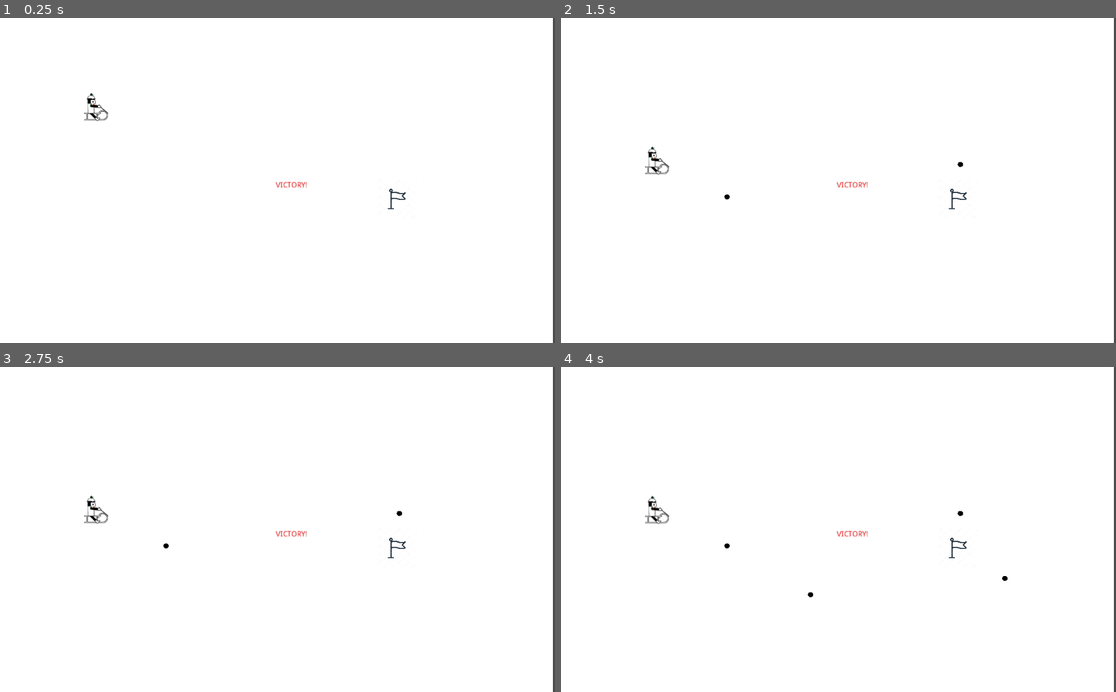
Above: before the commit, frames 1-4 (two rows, left to right).
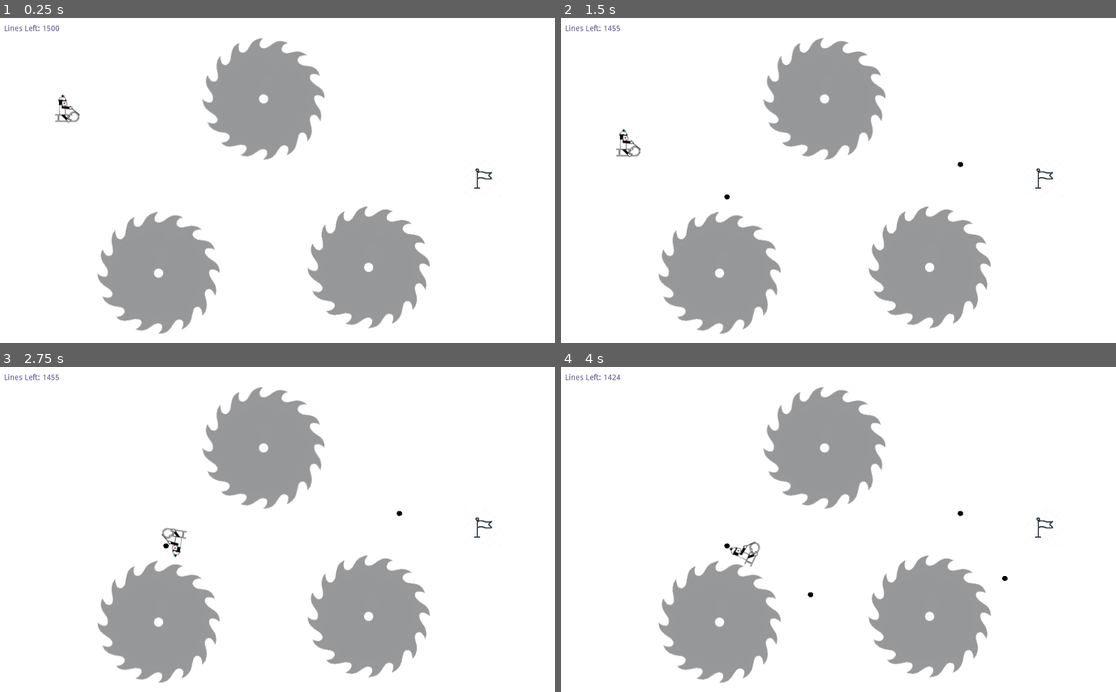
Above: after the commit, the same moments.

Repository: CSCI-C292/midterm-project-benjaminhake
Game: Godot game, scene res://Node2D.tscn
The game is run twice, just before and just after one commit, with the same random seed, the same clock (stepped at 60 frames per second) and the same inputs.
Inputs (mouse positions are in pixels of both pictures, inside the frame that each line leads up to):
- Up to frame 1 (0.25 s): no input
- Up to frame 2 (1.5 s): tap Enter at 0.5 s; move the mouse to (960, 164) at 0.52 s; press the mouse at (960, 164) at 0.53 s; tap Space (start) at 0.8, 1.35 s; move the mouse to (727, 196) at 1.27 s; release the mouse at (727, 196) at 1.28 s
- Up to frame 3 (2.75 s): tap B (boost, bound only after the commit) at 1.55, 2.1 s; move the mouse to (333, 458) at 2.02 s; tap R at 2.3 s
- Up to frame 4 (4 s): move the mouse to (810, 594) at 2.77 s; tap R at 2.85, 3.5 s; click (810, 594) at 3.05 s; move the mouse to (1005, 578) at 3.52 s; press the mouse at (1005, 578) at 3.53 s; tap Space (start) at 3.8 s

The runs differ from the first frame. In frame 1, 17% of the frame differs, in the area x 0-100%, y 0-100%; in frame 2, 17%; in frame 3, 17%; in frame 4, 17%.

Commit message:
Midterm Project Final Upload

Diff:
--- /dev/null
+++ b/Midterm Project/Button.gd
@@ -0,0 +1,5 @@
+extends Button
+
+
+func _ready():
+	pass
--- /dev/null
+++ b/Midterm Project/DeathLabel.tscn
@@ -0,0 +1,15 @@
+[gd_scene format=2]
+
+[node name="DeathLabel" type="Label"]
+visible = false
+margin_left = 340.384
+margin_top = 208.235
+margin_right = 457.384
+margin_bottom = 239.235
+rect_scale = Vector2( 2, 2 )
+custom_colors/font_color = Color( 0.447059, 0.164706, 0.109804, 1 )
+text = "Dead!
+Press R to Restart!"
+__meta__ = {
+"_edit_use_anchors_": false
+}
--- a/Midterm Project/Flag.gd
+++ b/Midterm Project/Flag.gd
@@ -4,8 +4,12 @@
 func _ready():
 	pass
 
-func _on_Area2D_body_entered(body):
-	match body.get_groups():
+
+
+func _on_FlagArea2D_area_entered(area):
+	match area.get_groups():
 		["rider"]:
-			var parent = get_parent()
-			parent.get_child(1).sleeping = true
+			area.get_parent().sleeping=true
+			#get_parent().get_child(3).visible = true
+			#get_parent().get_child(3).get_child(0).disabled = false
+			get_parent().get_parent().nextlevel()
--- /dev/null
+++ b/Midterm Project/Flag.tscn
@@ -0,0 +1,21 @@
+[gd_scene load_steps=4 format=2]
+
+[ext_resource path="res://Flag.gd" type="Script" id=1]
+[ext_resource path="res://Assets/goalflag.jpg" type="Texture" id=2]
+
+[sub_resource type="RectangleShape2D" id=1]
+extents = Vector2( 17.9964, 19.3489 )
+
+[node name="Flag" type="Node2D"]
+position = Vector2( 732.672, 334.122 )
+script = ExtResource( 1 )
+
+[node name="Sprite" type="Sprite" parent="."]
+scale = Vector2( 0.07, 0.07 )
+texture = ExtResource( 2 )
+
+[node name="FlagArea2D" type="Area2D" parent="."]
+
+[node name="FlagCollisionShape2D" type="CollisionShape2D" parent="FlagArea2D"]
+shape = SubResource( 1 )
+[connection signal="area_entered" from="FlagArea2D" to="." method="_on_FlagArea2D_area_entered"]
--- /dev/null
+++ b/Midterm Project/Level 1.gd
@@ -0,0 +1,19 @@
+extends Node2D
+var _drawnline: PackedScene = preload("res://Line.tscn")
+var linesleft = 1500
+
+func _ready():
+	pass
+
+func _physics_process(delta):
+	if Input.is_action_pressed("draw"):
+		if linesleft > 0:
+			var line = _drawnline.instance() as Node2D
+			line.position = get_viewport().get_mouse_position()
+			add_child(line)
+			linesleft -=1
+			get_child(5).text = "Lines Left: " + str(linesleft)
+
+
+func _on_Button_pressed():
+	get_parent().nextlevel()
--- /dev/null
+++ b/Midterm Project/Level 1.tscn
@@ -0,0 +1,42 @@
+[gd_scene load_steps=7 format=2]
+
+[ext_resource path="res://RiderRigidBody2D.tscn" type="PackedScene" id=1]
+[ext_resource path="res://Flag.tscn" type="PackedScene" id=2]
+[ext_resource path="res://VictoryLabel.tscn" type="PackedScene" id=3]
+[ext_resource path="res://Assets/background.JPG" type="Texture" id=4]
+[ext_resource path="res://LinesLabel.tscn" type="PackedScene" id=5]
+[ext_resource path="res://Level 1.gd" type="Script" id=6]
+
+[node name="Level 1" type="Node2D"]
+script = ExtResource( 6 )
+
+[node name="background" type="Sprite" parent="."]
+position = Vector2( 509.744, 302.465 )
+scale = Vector2( 2.26667, 1 )
+texture = ExtResource( 4 )
+__meta__ = {
+"_edit_group_": true
+}
+
+[node name="Flag" parent="." instance=ExtResource( 2 )]
+
+[node name="RiderRigidBody2D" parent="." instance=ExtResource( 1 )]
+
+[node name="VictoryLabel" parent="." instance=ExtResource( 3 )]
+
+[node name="Label" type="Label" parent="."]
+margin_left = 401.112
+margin_top = 68.1042
+margin_right = 578.112
+margin_bottom = 133.104
+custom_colors/font_color = Color( 0.054902, 0.0196078, 0.0196078, 1 )
+text = "Click to draw Line
+Space to Enable Physics
+R to Restart
+B for Boost (Only Two Uses!)
+"
+__meta__ = {
+"_edit_use_anchors_": false
+}
+
+[node name="LinesLabel" parent="." instance=ExtResource( 5 )]
--- /dev/null
+++ b/Midterm Project/Level2.gd
@@ -0,0 +1,18 @@
+extends Node2D
+var _drawnline: PackedScene = preload("res://Line.tscn")
+var linesleft = 1500
+
+func _ready():
+	pass
+func _physics_process(delta):
+	if Input.is_action_pressed("draw"):
+		if linesleft > 0:
+			var line = _drawnline.instance() as Node2D
+			line.position = get_viewport().get_mouse_position()
+			add_child(line)
+			linesleft -=1
+			get_child(5).text = "Lines Left: " + str(linesleft)
+
+
+func _on_Button_pressed():
+	get_parent().nextlevel()
--- /dev/null
+++ b/Midterm Project/Level2.tscn
@@ -0,0 +1,37 @@
+[gd_scene load_steps=9 format=2]
+
+[ext_resource path="res://Level2.gd" type="Script" id=1]
+[ext_resource path="res://DeathLabel.tscn" type="PackedScene" id=2]
+[ext_resource path="res://LinesLabel.tscn" type="PackedScene" id=3]
+[ext_resource path="res://RiderRigidBody2D.tscn" type="PackedScene" id=5]
+[ext_resource path="res://Flag.tscn" type="PackedScene" id=6]
+[ext_resource path="res://VictoryLabel.tscn" type="PackedScene" id=7]
+[ext_resource path="res://sawblade.tscn" type="PackedScene" id=8]
+[ext_resource path="res://Assets/background.JPG" type="Texture" id=9]
+
+[node name="Level2" type="Node2D"]
+script = ExtResource( 1 )
+
+[node name="background" type="Sprite" parent="."]
+position = Vector2( 508.984, 295.656 )
+scale = Vector2( 2.38986, 1.09446 )
+texture = ExtResource( 9 )
+
+[node name="Flag" parent="." instance=ExtResource( 6 )]
+position = Vector2( 754.964, 300.457 )
+
+[node name="RiderRigidBody2D" parent="." instance=ExtResource( 5 )]
+position = Vector2( 73.5675, 134.355 )
+
+[node name="VictoryLabel" parent="." instance=ExtResource( 7 )]
+
+[node name="DeathLabel" parent="." instance=ExtResource( 2 )]
+
+[node name="LinesLabel" parent="." instance=ExtResource( 3 )]
+margin_left = 16.0752
+margin_top = 12.3651
+margin_right = 118.075
+margin_bottom = 26.3651
+
+[node name="sawblade" parent="." instance=ExtResource( 8 )]
+position = Vector2( 475.203, 311.018 )
--- /dev/null
+++ b/Midterm Project/Level3.gd
@@ -0,0 +1,19 @@
+extends Node2D
+var _drawnline: PackedScene = preload("res://Line.tscn")
+var linesleft = 1500
+
+func _ready():
+	pass
+
+func _physics_process(delta):
+	if Input.is_action_pressed("draw"):
+		if linesleft > 0:
+			var line = _drawnline.instance() as Node2D
+			line.position = get_viewport().get_mouse_position()
+			add_child(line)
+			linesleft -=1
+			#get_child(5).text = "Lines Left: " + str(linesleft)
+
+
+func _on_Button_pressed():
+	get_parent().nextlevel()
--- /dev/null
+++ b/Midterm Project/Level3.tscn
@@ -0,0 +1,47 @@
+[gd_scene load_steps=8 format=2]
+
+[ext_resource path="res://LinesLabel.tscn" type="PackedScene" id=1]
+[ext_resource path="res://DeathLabel.tscn" type="PackedScene" id=4]
+[ext_resource path="res://RiderRigidBody2D.tscn" type="PackedScene" id=5]
+[ext_resource path="res://Flag.tscn" type="PackedScene" id=6]
+[ext_resource path="res://VictoryLabel.tscn" type="PackedScene" id=7]
+[ext_resource path="res://sawblade.tscn" type="PackedScene" id=8]
+[ext_resource path="res://Assets/background.JPG" type="Texture" id=9]
+
+[node name="Level3" type="Node2D"]
+
+[node name="background" type="Sprite" parent="."]
+position = Vector2( 535.303, 297.219 )
+rotation = 1.5708
+scale = Vector2( 1.36782, 1.83841 )
+texture = ExtResource( 9 )
+
+[node name="Flag" parent="." instance=ExtResource( 6 )]
+position = Vector2( 770.234, 301.224 )
+
+[node name="RiderRigidBody2D" parent="." instance=ExtResource( 5 )]
+position = Vector2( 154.873, 301.224 )
+
+[node name="VictoryLabel" parent="." instance=ExtResource( 7 )]
+margin_left = 381.796
+margin_top = 221.133
+margin_right = 439.796
+margin_bottom = 252.133
+
+[node name="DeathLabel" parent="." instance=ExtResource( 4 )]
+margin_left = 509.941
+margin_top = 323.916
+margin_right = 626.941
+margin_bottom = 354.916
+
+[node name="LinesLabel" parent="." instance=ExtResource( 1 )]
+margin_left = 24.8947
+margin_top = 30.0039
+margin_right = 126.895
+margin_bottom = 44.0039
+
+[node name="sawblade" parent="." instance=ExtResource( 8 )]
+position = Vector2( 489.918, 113.011 )
+
+[node name="sawblade2" parent="." instance=ExtResource( 8 )]
+position = Vector2( 484.579, 486.766 )
--- /dev/null
+++ b/Midterm Project/Level4.gd
@@ -0,0 +1,19 @@
+extends Node2D
+var _drawnline: PackedScene = preload("res://Line.tscn")
+var linesleft = 1500
+
+func _ready():
+	pass
+
+func _physics_process(delta):
+	if Input.is_action_pressed("draw"):
+		if linesleft > 0:
+			var line = _drawnline.instance() as Node2D
+			line.position = get_viewport().get_mouse_position()
+			add_child(line)
+			linesleft -=1
+			get_child(5).text = "Lines Left: " + str(linesleft)
+
+
+func _on_Button_pressed():
+	get_parent().nextlevel()
--- /dev/null
+++ b/Midterm Project/Level4.tscn
@@ -0,0 +1,52 @@
+[gd_scene load_steps=9 format=2]
+
+[ext_resource path="res://Level4.gd" type="Script" id=1]
+[ext_resource path="res://DeathLabel.tscn" type="PackedScene" id=4]
+[ext_resource path="res://RiderRigidBody2D.tscn" type="PackedScene" id=5]
+[ext_resource path="res://Flag.tscn" type="PackedScene" id=6]
+[ext_resource path="res://VictoryLabel.tscn" type="PackedScene" id=7]
+[ext_resource path="res://LinesLabel.tscn" type="PackedScene" id=8]
+[ext_resource path="res://sawblade.tscn" type="PackedScene" id=9]
+[ext_resource path="res://Assets/background.JPG" type="Texture" id=10]
+
+[node name="Level4" type="Node2D"]
+script = ExtResource( 1 )
+
+[node name="background" type="Sprite" parent="."]
+position = Vector2( 525.046, 302.304 )
+rotation = 1.5708
+scale = Vector2( 1.36782, 1.77001 )
+texture = ExtResource( 10 )
+
+[node name="Flag" parent="." instance=ExtResource( 6 )]
+position = Vector2( 891.754, 296.283 )
+
+[node name="RiderRigidBody2D" parent="." instance=ExtResource( 5 )]
+position = Vector2( 126.444, 165.421 )
+
+[node name="VictoryLabel" parent="." instance=ExtResource( 7 )]
+margin_left = 263.848
+margin_top = -465.891
+margin_right = 321.848
+margin_bottom = -434.891
+
+[node name="DeathLabel" parent="." instance=ExtResource( 4 )]
+margin_left = 255.839
+margin_top = -453.877
+margin_right = 372.839
+margin_bottom = -422.877
+
+[node name="LinesLabel" parent="." instance=ExtResource( 8 )]
+margin_left = 8.88467
+margin_top = 13.3498
+margin_right = 110.885
+margin_bottom = 27.3498
+
+[node name="sawblade" parent="." instance=ExtResource( 9 )]
+position = Vector2( 293.412, 470.936 )
+
+[node name="sawblade2" parent="." instance=ExtResource( 9 )]
+position = Vector2( 486.963, 149.24 )
+
+[node name="sawblade3" parent="." instance=ExtResource( 9 )]
+position = Vector2( 680.515, 460.258 )
--- /dev/null
+++ b/Midterm Project/Level5.gd
@@ -0,0 +1,19 @@
+extends Node2D
+var _drawnline: PackedScene = preload("res://Line.tscn")
+var linesleft = 1500
+
+func _ready():
+	pass
+
+func _physics_process(delta):
+	if Input.is_action_pressed("draw"):
+		if linesleft > 0:
+			var line = _drawnline.instance() as Node2D
+			line.position = get_viewport().get_mouse_position()
+			add_child(line)
+			linesleft -=1
+			get_child(5).text = "Lines Left: " + str(linesleft)
+
+
+func _on_Button_pressed():
+	get_parent().nextlevel()
--- /dev/null
+++ b/Midterm Project/Level5.tscn
@@ -0,0 +1,58 @@
+[gd_scene load_steps=9 format=2]
+
+[ext_resource path="res://Level5.gd" type="Script" id=1]
+[ext_resource path="res://DeathLabel.tscn" type="PackedScene" id=5]
+[ext_resource path="res://RiderRigidBody2D.tscn" type="PackedScene" id=6]
+[ext_resource path="res://Flag.tscn" type="PackedScene" id=7]
+[ext_resource path="res://VictoryLabel.tscn" type="PackedScene" id=8]
+[ext_resource path="res://LinesLabel.tscn" type="PackedScene" id=9]
+[ext_resource path="res://sawblade.tscn" type="PackedScene" id=10]
+[ext_resource path="res://Assets/background.JPG" type="Texture" id=11]
+
+[node name="Level5" type="Node2D"]
+script = ExtResource( 1 )
+
+[node name="background" type="Sprite" parent="."]
+position = Vector2( 512.326, 314.76 )
+rotation = 1.5708
+scale = Vector2( 1.43308, 1.75016 )
+texture = ExtResource( 11 )
+
+[node name="Flag" parent="." instance=ExtResource( 7 )]
+position = Vector2( 879.406, 306.751 )
+
+[node name="RiderRigidBody2D" parent="." instance=ExtResource( 6 )]
+position = Vector2( 67.8237, 280.054 )
+
+[node name="VictoryLabel" parent="." instance=ExtResource( 8 )]
+margin_left = 468.276
+margin_top = 276.05
+margin_right = 526.276
+margin_bottom = 307.05
+
+[node name="DeathLabel" parent="." instance=ExtResource( 5 )]
+margin_left = 486.963
+margin_top = 276.05
+margin_right = 603.963
+margin_bottom = 307.05
+
+[node name="LinesLabel" parent="." instance=ExtResource( 9 )]
+margin_left = 22.4391
+margin_top = 19.7605
+margin_right = 124.439
+margin_bottom = 33.7605
+
+[node name="sawblade" parent="." instance=ExtResource( 10 )]
+position = Vector2( 245.357, 90.507 )
+
+[node name="sawblade2" parent="." instance=ExtResource( 10 )]
+position = Vector2( 238.683, 500.303 )
+
+[node name="sawblade3" parent="." instance=ExtResource( 10 )]
+position = Vector2( 769.95, 77.1586 )
+
+[node name="sawblade4" parent="." instance=ExtResource( 10 )]
+position = Vector2( 757.936, 514.986 )
+
+[node name="sawblade5" parent="." instance=ExtResource( 10 )]
+position = Vector2( 512.325, 337.452 )
--- /dev/null
+++ b/Midterm Project/LinesLabel.tscn
@@ -0,0 +1,12 @@
+[gd_scene format=2]
+
+[node name="LinesLabel" type="Label"]
+margin_left = 20.1587
+margin_top = 18.8988
+margin_right = 60.1587
+margin_bottom = 32.8988
+custom_colors/font_color = Color( 0.290196, 0.301961, 0.505882, 1 )
+text = "Lines Left: 1500"
+__meta__ = {
+"_edit_use_anchors_": false
+}
--- a/Midterm Project/Node2D.gd
+++ b/Midterm Project/Node2D.gd
@@ -1,16 +1,46 @@
 extends Node2D
 
-export var _drawnline: PackedScene
+
+export var _action:bool = false
+var currentlevelnumber: int = 0
+var _level1: PackedScene = preload("res://Level 1.tscn")
+var _level2: PackedScene = preload("res://Level2.tscn")
+var _level3: PackedScene = preload("res://Level3.tscn")
+var _level4: PackedScene = preload("res://Level4.tscn")
+var _level5: PackedScene = preload("res://Level5.tscn")
+var victoryscreen: PackedScene = preload("res://VictoryScreen.tscn")
+var levelholder = []
+var currentlevel: PackedScene = _level1
+
+func _init():
+	levelholder.append(_level1)
+	levelholder.append(_level2)
+	levelholder.append(_level3)
+	levelholder.append(_level4)
+	levelholder.append(_level5)
+	levelholder.append(victoryscreen)
+	print(levelholder)
 
 
 func _ready():
 	pass
 
+func _input(event):
+	if event is InputEventKey:
+		if event.pressed and event.scancode == KEY_R:
+			resetlevel()
+
+func nextlevel():
+	currentlevelnumber += 1
+	remove_child(get_child(0))
+	currentlevel = levelholder[currentlevelnumber]
+	var leveli = currentlevel.instance() as Node2D
+	add_child(leveli)
 
 
-
-func _physics_process(delta):
-	if Input.is_action_pressed("draw"):
-		var line = _drawnline.instance() as Node2D
-		line.position = get_viewport().get_mouse_position()
-		add_child(line)
+func resetlevel():
+	remove_child(get_child(0))
+	var level = levelholder[currentlevelnumber]
+	var leveli = level.instance() as Node2D
+	add_child(leveli)
+	get_child(0).get_child(2).sleeping = true
--- a/Midterm Project/Node2D.tscn
+++ b/Midterm Project/Node2D.tscn
@@ -1,72 +1,12 @@
-[gd_scene load_steps=10 format=2]
+[gd_scene load_steps=3 format=2]
 
-[ext_resource path="res://Assets/Rider-removebg-preview.png" type="Texture" id=1]
-[ext_resource path="res://Assets/background.JPG" type="Texture" id=2]
-[ext_resource path="res://Node2D.gd" type="Script" id=3]
-[ext_resource path="res://Line.tscn" type="PackedScene" id=4]
-[ext_resource path="res://RiderRigidBody2D.gd" type="Script" id=5]
-[ext_resource path="res://Assets/goalflag.jpg" type="Texture" id=6]
-[ext_resource path="res://Flag.gd" type="Script" id=7]
+[ext_resource path="res://Level3.gd" type="Script" id=1]
+[ext_resource path="res://Level4.tscn" type="PackedScene" id=2]
 
-[sub_resource type="RectangleShape2D" id=1]
-extents = Vector2( 23.2637, 12.951 )
-
-[sub_resource type="RectangleShape2D" id=2]
-extents = Vector2( 17.9964, 19.3489 )
-
-[node name="Parent" type="Node2D"]
-script = ExtResource( 3 )
+[node name="Node2D" type="Node2D"]
+script = ExtResource( 1 )
 __meta__ = {
 "_edit_lock_": true
 }
-_drawnline = ExtResource( 4 )
 
-[node name="background" type="Sprite" parent="."]
-position = Vector2( 509.744, 302.465 )
-scale = Vector2( 2.26667, 1 )
-texture = ExtResource( 2 )
-__meta__ = {
-"_edit_group_": true
-}
-
-[node name="RiderRigidBody2D" type="RigidBody2D" parent="." groups=[
-"rider",
-]]
-position = Vector2( 179.341, 161.636 )
-sleeping = true
-angular_damp = 0.0
-script = ExtResource( 5 )
-
-[node name="RiderCollisionShape2D" type="CollisionShape2D" parent="RiderRigidBody2D" groups=[
-"rider",
-]]
-position = Vector2( -0.924807, 15.0982 )
-shape = SubResource( 1 )
-
-[node name="RiderSprite" type="Sprite" parent="RiderRigidBody2D"]
-texture = ExtResource( 1 )
-
-[node name="Flag" type="Node2D" parent="."]
-position = Vector2( 732.672, 334.122 )
-script = ExtResource( 7 )
-
-[node name="Sprite" type="Sprite" parent="Flag"]
-scale = Vector2( 0.07, 0.07 )
-texture = ExtResource( 6 )
-
-[node name="FlagArea2D" type="Area2D" parent="Flag"]
-
-[node name="FlagCollisionShape2D" type="CollisionShape2D" parent="Flag/FlagArea2D"]
-shape = SubResource( 2 )
-
-[node name="VictoryLabel" type="Label" parent="Flag"]
-margin_left = -222.928
-margin_top = -31.657
-margin_right = -164.928
-margin_bottom = -17.657
-rect_pivot_offset = Vector2( 479.665, -220.26 )
-custom_colors/font_color = Color( 0.960784, 0.0666667, 0.0666667, 1 )
-text = "VICTORY!"
-__meta__ = {
-"_edit_use_anchors_": false
-}
+[node name="Level4" parent="." instance=ExtResource( 2 )]
--- a/Midterm Project/RiderRigidBody2D.gd
+++ b/Midterm Project/RiderRigidBody2D.gd
@@ -1,18 +1,20 @@
 extends RigidBody2D
-export var inmotion:bool = false
-export var startingposition:Vector2 = Vector2(position.x,position.y)
+export var _reset:bool = false
+export var startingposition:Vector2 = Vector2(107.9,94.97)
+var boostleft = 2
+
+func _init():
+	sleeping = true
+	set_friction(0.1)
+	boostleft = 2
 
 func _ready():
-	pass
+	sleeping = true
 
-func _input(event):
+func _input(_event):
 	if Input.is_action_just_released("start"):
-		if not inmotion:
-
-			inmotion = true
-			sleeping = false
-		else:
-
-			inmotion = false
-			position = Vector2(startingposition.x,startingposition.y)
-			sleeping = true
+		sleeping = false
+	if Input.is_action_just_pressed("boost"):
+		if boostleft>0:
+			boostleft -= 1
+			linear_velocity = Vector2(linear_velocity.x + 200, linear_velocity.y)
--- /dev/null
+++ b/Midterm Project/RiderRigidBody2D.tscn
@@ -0,0 +1,41 @@
+[gd_scene load_steps=5 format=2]
+
+[ext_resource path="res://RiderRigidBody2D.gd" type="Script" id=1]
+[ext_resource path="res://Assets/Rider-removebg-preview.png" type="Texture" id=2]
+
+[sub_resource type="CapsuleShape2D" id=1]
+height = 28.2404
+
+[sub_resource type="CapsuleShape2D" id=2]
+height = 29.2316
+
+[node name="RiderRigidBody2D" type="RigidBody2D" groups=[
+"rider",
+]]
+position = Vector2( 107.488, 94.5448 )
+mass = 0.22
+gravity_scale = 0.6
+sleeping = true
+angular_damp = 0.0
+script = ExtResource( 1 )
+
+[node name="RiderCollisionShape2D" type="CollisionShape2D" parent="." groups=[
+"rider",
+]]
+position = Vector2( -0.924807, 15.0982 )
+rotation = 1.5708
+shape = SubResource( 1 )
+
+[node name="RiderSprite" type="Sprite" parent="."]
+texture = ExtResource( 2 )
+
+[node name="Area2D" type="Area2D" parent="." groups=[
+"rider",
+]]
+
+[node name="CollisionShape2D" type="CollisionShape2D" parent="Area2D" groups=[
+"rider",
+]]
+position = Vector2( -3.78403, 15.5566 )
+rotation = 1.5708
+shape = SubResource( 2 )
--- /dev/null
+++ b/Midterm Project/VictoryLabel.tscn
@@ -0,0 +1,29 @@
+[gd_scene load_steps=2 format=2]
+
+[ext_resource path="res://Button.gd" type="Script" id=1]
+
+[node name="VictoryLabel" type="Label"]
+visible = false
+margin_left = 390.309
+margin_top = 123.61
+margin_right = 448.309
+margin_bottom = 154.61
+rect_scale = Vector2( 4, 4 )
+custom_colors/font_color = Color( 0.917647, 0.027451, 0.027451, 1 )
+text = "VICTORY!
+"
+__meta__ = {
+"_edit_use_anchors_": false
+}
+
+[node name="Button" type="Button" parent="."]
+margin_left = -8.24072
+margin_top = 17.2306
+margin_right = 66.7593
+margin_bottom = 37.2306
+text = "Continue?"
+script = ExtResource( 1 )
+__meta__ = {
+"_edit_use_anchors_": false
+}
+[connection signal="button_down" from="Button" to="Button" method="_on_Button_button_down"]
--- /dev/null
+++ b/Midterm Project/VictoryScreen.tscn
@@ -0,0 +1,27 @@
+[gd_scene load_steps=2 format=2]
+
+[ext_resource path="res://Assets/background.JPG" type="Texture" id=1]
+
+[node name="VictoryScreen" type="Node2D"]
+
+[node name="Sprite" type="Sprite" parent="."]
+rotation = 1.5708
+
+[node name="background" type="Sprite" parent="Sprite"]
+position = Vector2( 310.746, -545.613 )
+scale = Vector2( 1.38554, 1.87615 )
+texture = ExtResource( 1 )
+
+[node name="Label" type="Label" parent="."]
+margin_left = 40.2595
+margin_top = 158.919
+margin_right = 229.26
+margin_bottom = 206.919
+rect_scale = Vector2( 5, 5 )
+custom_colors/font_color = Color( 0.482353, 0.466667, 0.168627, 1 )
+text = "Victory!
+Hope You Enjoyed The Demo!
+"
+__meta__ = {
+"_edit_use_anchors_": false
+}
--- a/Midterm Project/project.godot
+++ b/Midterm Project/project.godot
@@ -40,6 +40,11 @@
 "events": [ Object(InputEventKey,"resource_local_to_scene":false,"resource_name":"","device":0,"alt":false,"shift":false,"control":false,"meta":false,"command":false,"pressed":false,"scancode":32,"unicode":0,"echo":false,"script":null)
  ]
 }
+boost={
+"deadzone": 0.5,
+"events": [ Object(InputEventKey,"resource_local_to_scene":false,"resource_name":"","device":0,"alt":false,"shift":false,"control":false,"meta":false,"command":false,"pressed":false,"scancode":66,"unicode":0,"echo":false,"script":null)
+ ]
+}
 
 [physics]
 
--- /dev/null
+++ b/Midterm Project/sawblade.gd
@@ -0,0 +1,14 @@
+extends Node2D
+
+
+func _ready():
+	pass
+
+func _process(delta):
+	pass
+	#get_child(0).rotation_degrees += 1
+
+
+func _on_SawBladeArea2D_area_entered(area):
+	get_parent().get_child(2).sleeping = true
+	get_parent().get_child(4).visible = true
--- /dev/null
+++ b/Midterm Project/sawblade.tscn
@@ -0,0 +1,23 @@
+[gd_scene load_steps=4 format=2]
+
+[ext_resource path="res://sawblade.gd" type="Script" id=1]
+[ext_resource path="res://Assets/sawbladenobg.png" type="Texture" id=2]
+
+[sub_resource type="CircleShape2D" id=1]
+radius = 116.737
+
+[node name="sawblade" type="Node2D"]
+position = Vector2( 456.515, 469.864 )
+script = ExtResource( 1 )
+__meta__ = {
+"_edit_group_": true
+}
+
+[node name="Sprite" type="Sprite" parent="."]
+texture = ExtResource( 2 )
+
+[node name="SawBladeArea2D" type="Area2D" parent="."]
+
+[node name="CollisionShape2D" type="CollisionShape2D" parent="SawBladeArea2D"]
+shape = SubResource( 1 )
+[connection signal="area_entered" from="SawBladeArea2D" to="." method="_on_SawBladeArea2D_area_entered"]
Binary file added: Midterm Project/Assets/bettersawblade.png
Not shown, added: Midterm Project/Assets/bettersawblade.png.import
Binary file added: Midterm Project/Assets/freesawblade.jpg
Not shown, added: Midterm Project/Assets/freesawblade.jpg.import
Binary file added: Midterm Project/Assets/sawbladenobg.png
Not shown, added: Midterm Project/Assets/sawbladenobg.png.import
